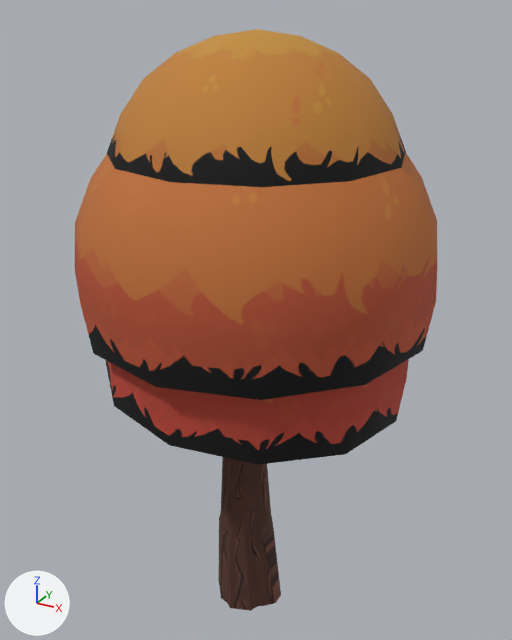
A saved change to the FBX model Assets/Art/Models (No tocar)/Small Tree.FBX.
The view is the same before and after, from a 50 mm camera at (0.532, -0.926, 1.036) aimed at (0.001, 0.041, 0.553). Every picture has the same lights, and +X, +Y and +Z are marked at lower left. Where no turn or scale is listed for an object, it has been applied to the vertices.
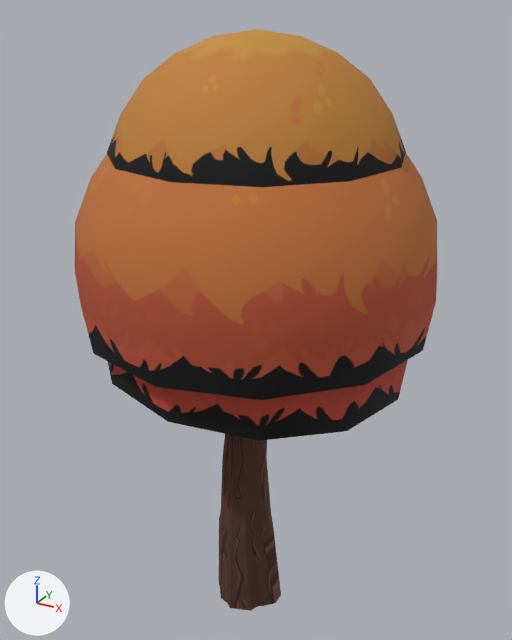
The change, as a diff of the scene's bpy script:
```diff
--- a/Assets/Art/Models (No tocar)/Small Tree.FBX.py
+++ b/Assets/Art/Models (No tocar)/Small Tree.FBX.py
@@ me_mesh @@
 # used by ob_cylinder003; location = (0.0, 0.0, 0.0)
-me_mesh.from_pydata(...)  # 730 vertices, 673 faces; spans x -0.28..0.304, y -0.269..0.315, z 0.0..1.01
+me_mesh.from_pydata(...)  # 560 vertices, 517 faces; spans x -0.28..0.304, y -0.269..0.315, z 0.0..1.01
+# me_mesh part 1
+# 58 vertices in x -0.245..0.272, y -0.232..0.277, z 0.453..0.799 move by (0.0, 0.0, 0.039)
+# 27 vertices in x -0.15..0.262, y -0.235..0.28, z 0.441..0.794 move by (0.0, 0.0, 0.04)
+# me_mesh part 2: the surface is now shaded flat
 me_mesh.materials.append(mat_leaf)
```

Boxes [x1, y1, x2, y2] around the edits, measured in the pictures (512 x 640 px; the box of a moved part takes in the faces that stretch with it):
part 1 of me_mesh, moved or reshaped: before [106, 359, 409, 465]; after [108, 360, 408, 441]
